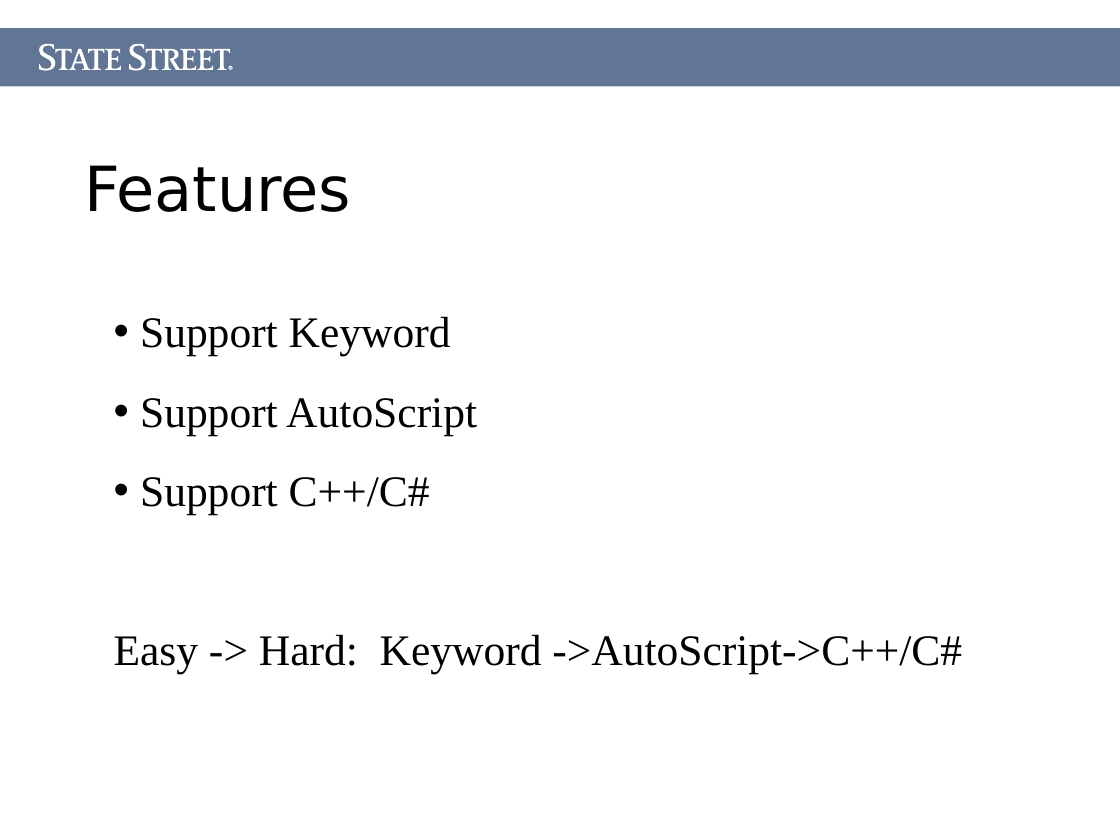
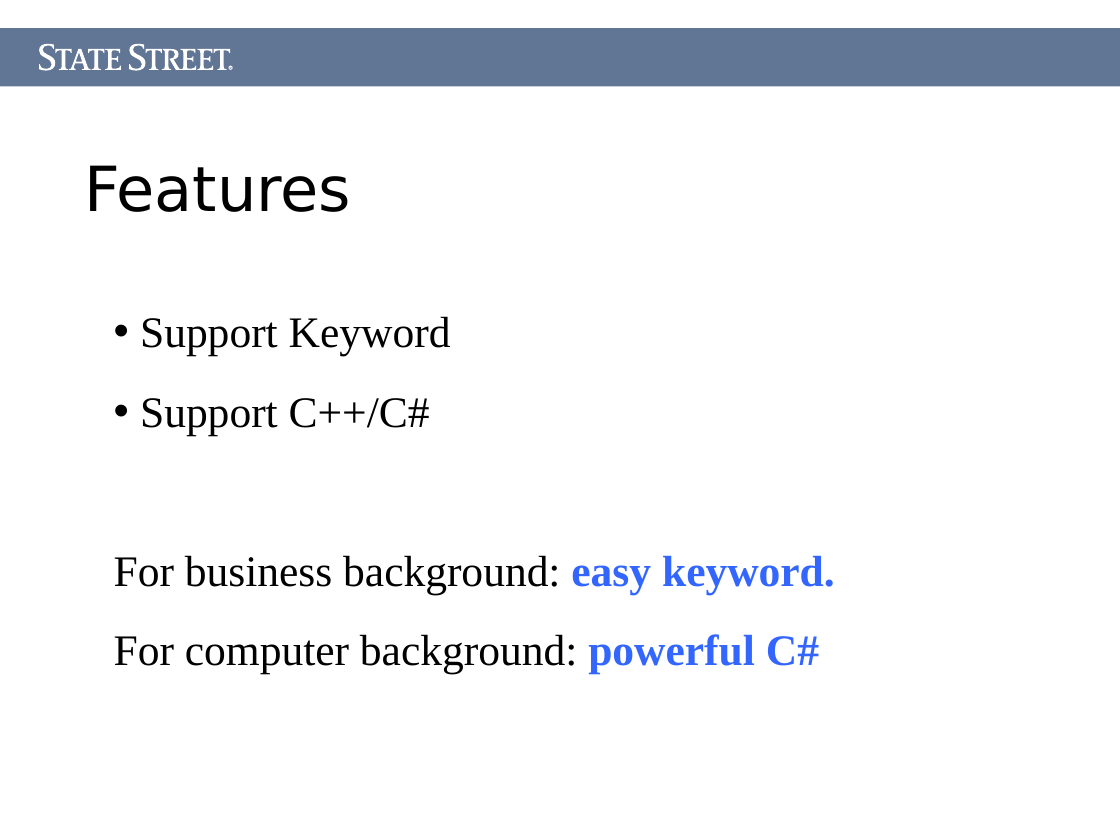
Before and after one commit to Letractively/autotester, a slide deck: slide 7 of Document/AutoTester.ppt. Drawn at 1120x840 pixels with LibreOffice and Linux fonts; fonts in the diff are those of the drawing. Boxes give left, top, right and bottom in pixels: in the first picture for what was removed or moved away, otherwise in the second. Text is boxed around its words. In the diff, an @@ line names an element or a change of style, - is before the commit and + after.

```diff
--- a/Document/AutoTester.ppt
+++ b/Document/AutoTester.ppt
@@ text at bbox=[140, 398, 477, 436]: paragraph removed @@
-• Support AutoScript
@@ text at bbox=[114, 555, 835, 674]: text changed @@
-Easy -> Hard: Keyword ->AutoScript->C++/C#
+For business background: easy keyword.
+For computer background: powerful C#
```
Also in this commit, not shown: 3 other slides changed, 2 slides added, 1 slide removed, 4 other files.
